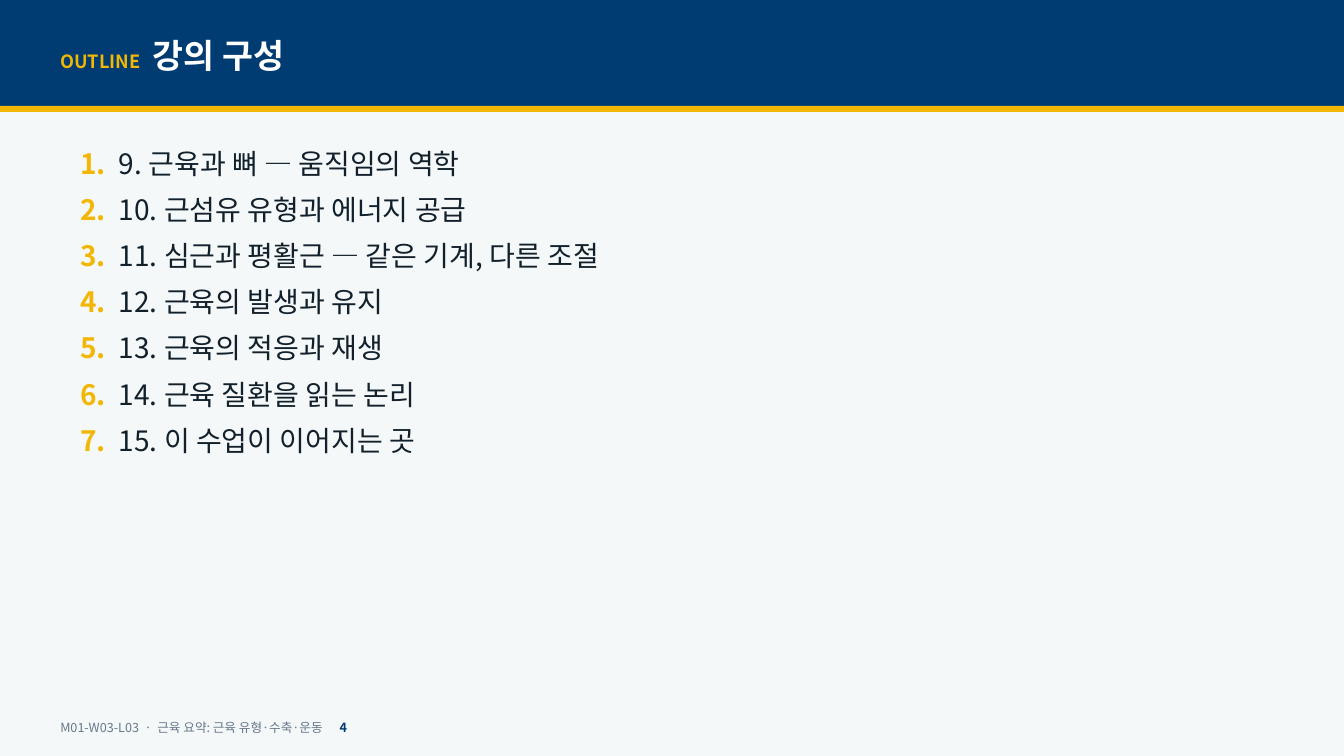
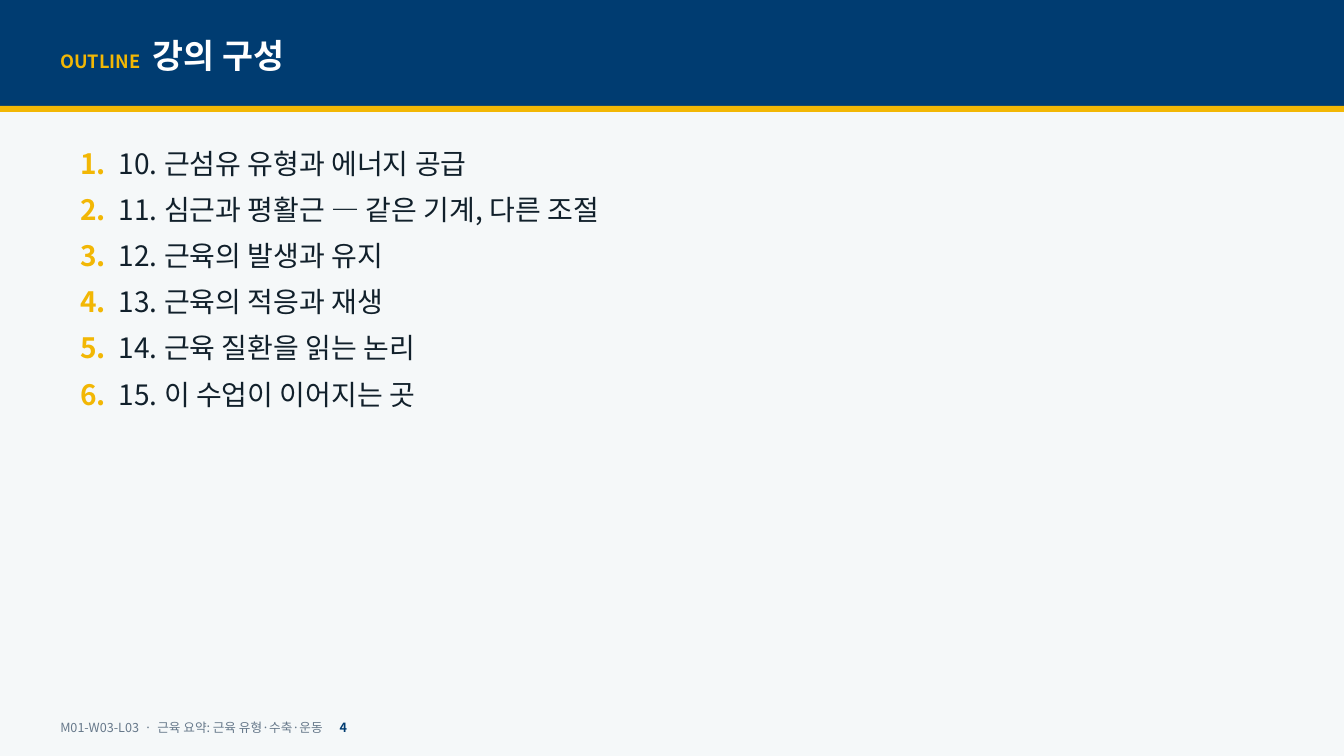
Before and after one commit to hoperiasd2/hoperiasd2.github.io, a slide deck: slide 4 of curriculum/M01/W03/L03/slides-2.pptx. Drawn at 1344x756 pixels with LibreOffice and Linux fonts; fonts in the diff are those of the drawing. Boxes give left, top, right and bottom in pixels: in the first picture for what was removed or moved away, otherwise in the second. Text is boxed around its words. In the diff, an @@ line names an element or a change of style, - is before the commit and + after.

```diff
--- a/curriculum/M01/W03/L03/slides-2.pptx
+++ b/curriculum/M01/W03/L03/slides-2.pptx
@@ text at [80,150,599,408]: text changed @@
-1. 9. 근육과 뼈 — 움직임의 역학
-2. 10. 근섬유 유형과 에너지 공급
-3. 11. 심근과 평활근 — 같은 기계, 다른 조절
-4. 12. 근육의 발생과 유지
-5. 13. 근육의 적응과 재생
-6. 14. 근육 질환을 읽는 논리
-7. 15. 이 수업이 이어지는 곳
+1. 10. 근섬유 유형과 에너지 공급
+2. 11. 심근과 평활근 — 같은 기계, 다른 조절
+3. 12. 근육의 발생과 유지
+4. 13. 근육의 적응과 재생
+5. 14. 근육 질환을 읽는 논리
+6. 15. 이 수업이 이어지는 곳
```
Also in this commit, not shown: 43 other slides changed, 2 slides removed, 3 other files.
